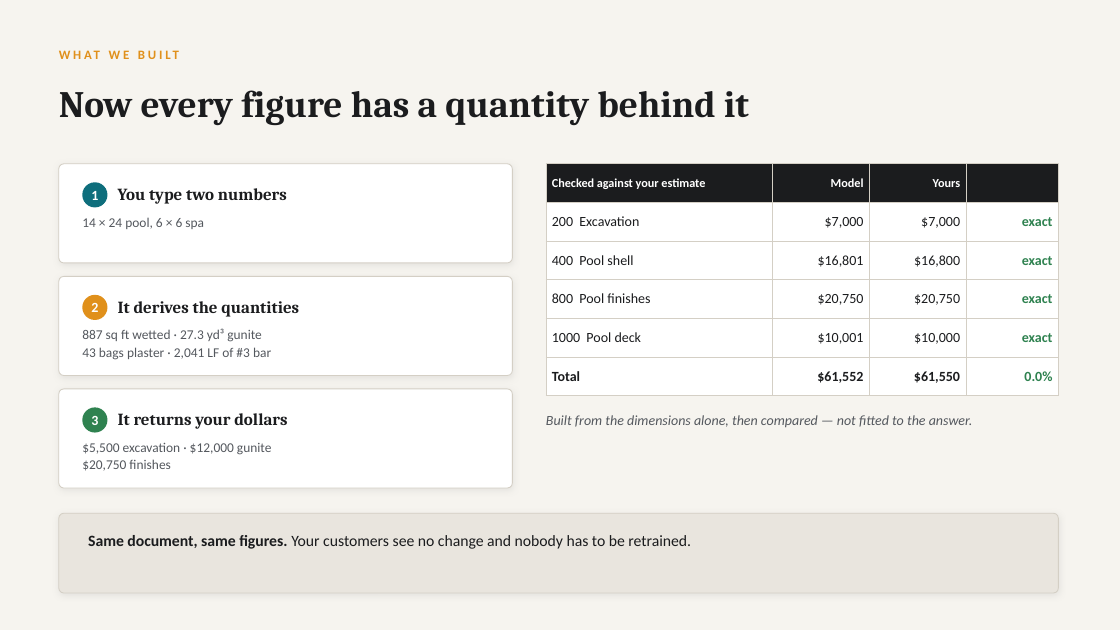
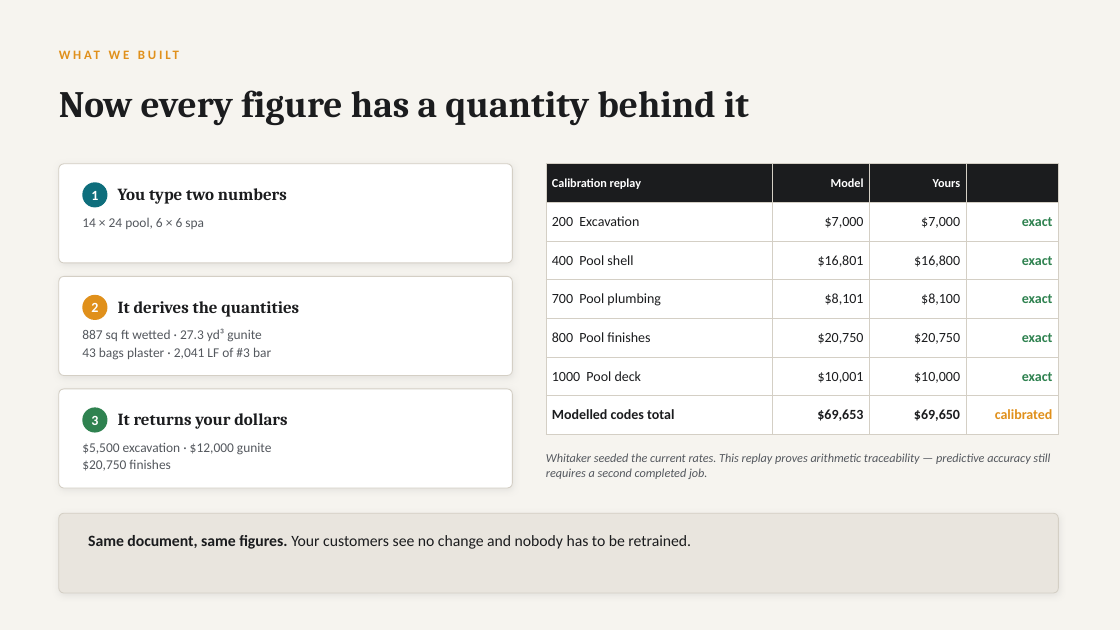
Before and after one commit to nrsandoval1231-oss/apex-operating-system, a slide deck: slide 2 of apex-pitch.pptx. Drawn at 1120x630 pixels with LibreOffice and Linux fonts; fonts in the diff are those of the drawing. Boxes give left, top, right and bottom in pixels: in the first picture for what was removed or moved away, otherwise in the second. Text is boxed around its words. In the diff, an @@ line names an element or a change of style, - is before the commit and + after.

```diff
--- a/apex-pitch.pptx
+++ b/apex-pitch.pptx
@@ table at [546, 164, 1059, 425] @@
-row 1, column 1: Checked against your estimate
+row 1, column 1: Calibration replay
+row 4: 700 Pool plumbing | $8,101 | $8,100 | exact
-row 6: Total | $61,552 | $61,550 | 0.0%
+row 7: Modelled codes total | $69,653 | $69,650 | calibrated
@@ text at [546, 453, 1050, 479]: text changed; size 12 to 10.5 pt @@
-Built from the dimensions alone, then compared — not fitted to the answer.
+Whitaker seeded the current rates. This replay proves arithmetic traceability — predictive accuracy still requires a second completed job.
```
Also in this commit, not shown: 3 other files.
